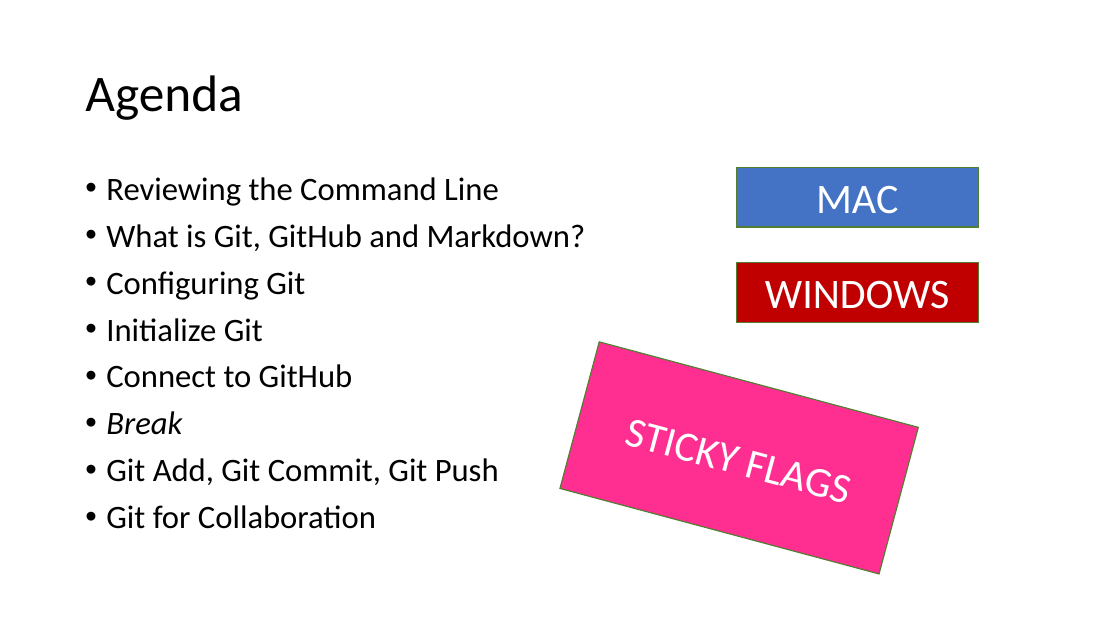
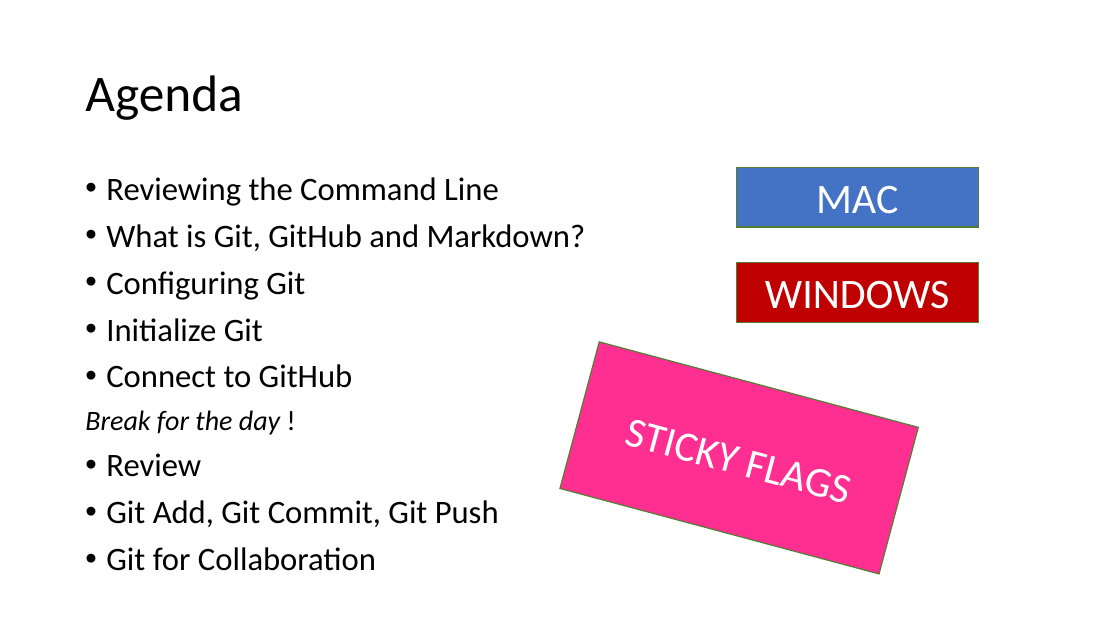
Before and after one commit to jojokarlin/Git_DRI_Jan_2017, a slide deck: slide 3 of GitPres.pptx. Drawn at 1120x630 pixels with LibreOffice and Linux fonts; fonts in the diff are those of the drawing. Boxes give left, top, right and bottom in pixels: in the first picture for what was removed or moved away, otherwise in the second. Text is boxed around its words. In the diff, an @@ line names an element or a change of style, - is before the commit and + after.

```diff
--- a/GitPres.pptx
+++ b/GitPres.pptx
@@ text at <box>85,410,280,477</box>: text changed; size 28 to 24 pt @@
-• Break
+Break for the day !
+• Review
```
Also in this commit, not shown: 11 other slides changed, 1 other file.
